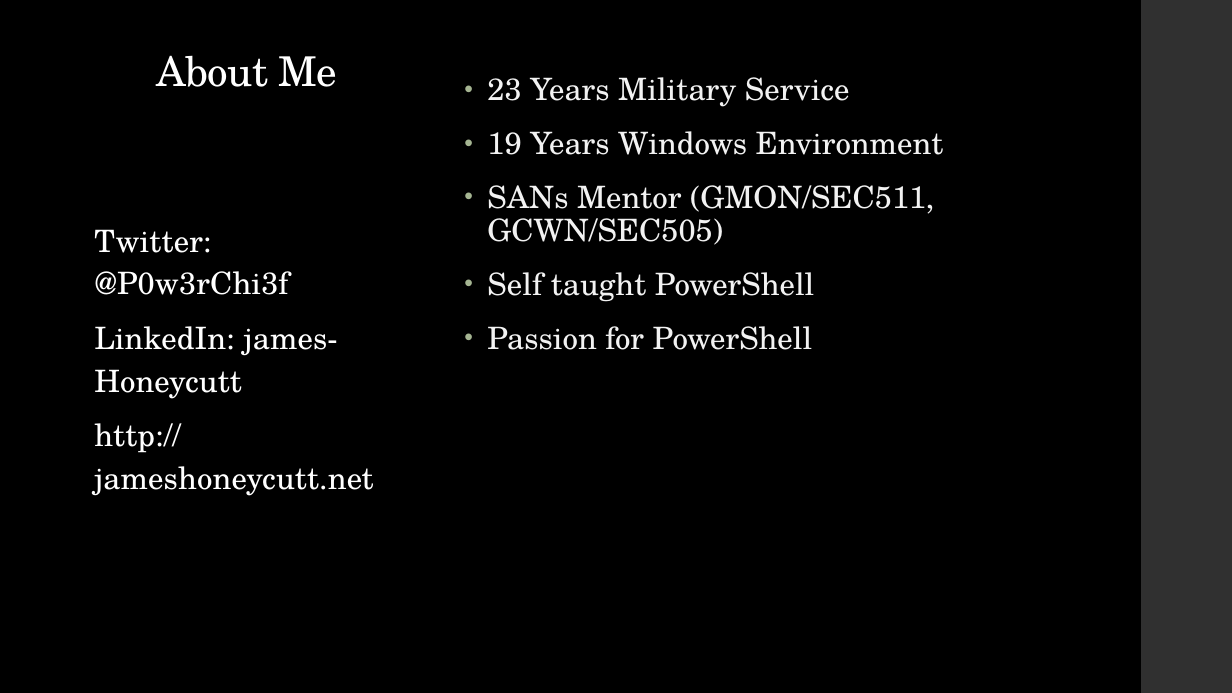
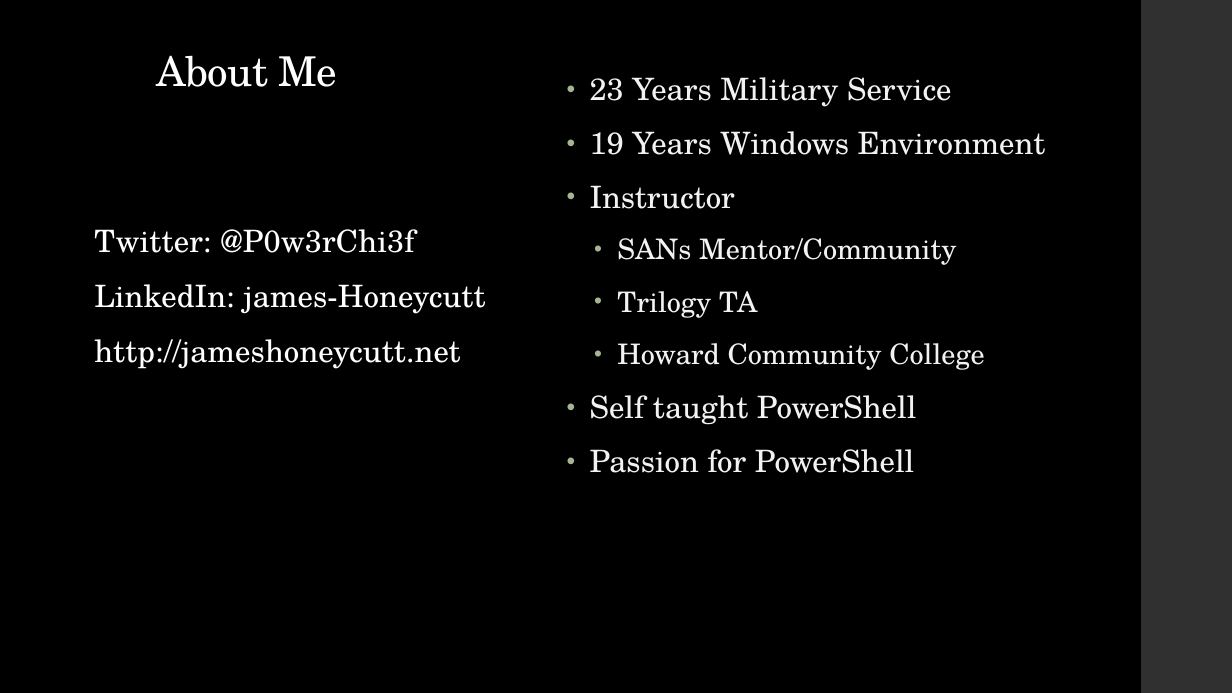
Before and after one commit to P0w3rChi3f/JEA-Just-Enough-Admin, a slide deck: slide 2 of Docs/PowerShell JEA.pptx. Drawn at 1232x693 pixels with LibreOffice and Linux fonts; fonts in the diff are those of the drawing. Boxes give left, top, right and bottom in pixels: in the first picture for what was removed or moved away, otherwise in the second. Text is boxed around its words. In the diff, an @@ line names an element or a change of style, - is before the commit and + after.

```diff
--- a/Docs/PowerShell JEA.pptx
+++ b/Docs/PowerShell JEA.pptx
@@ text "23 Years Military Service": place and size @@
-text "23 Years Military Service" at [487,77,944,350]
+text "23 Years Military Service" at [590,77,1046,473]
@@ text at [590,185,984,370]: text changed; size 24 to 22 pt @@
-• SANs Mentor (GMON/SEC511, GCWN/SEC505)
+• Instructor
+  • SANs Mentor/Community
+  • Trilogy TA
+  • Howard Community College
@@ text "Twitter: @P0w3rChi3f" rewrapped from [94,229,373,496] to [94,229,486,369] @@
```
Also in this commit, not shown: 1 other slide changed, 2 other files.
